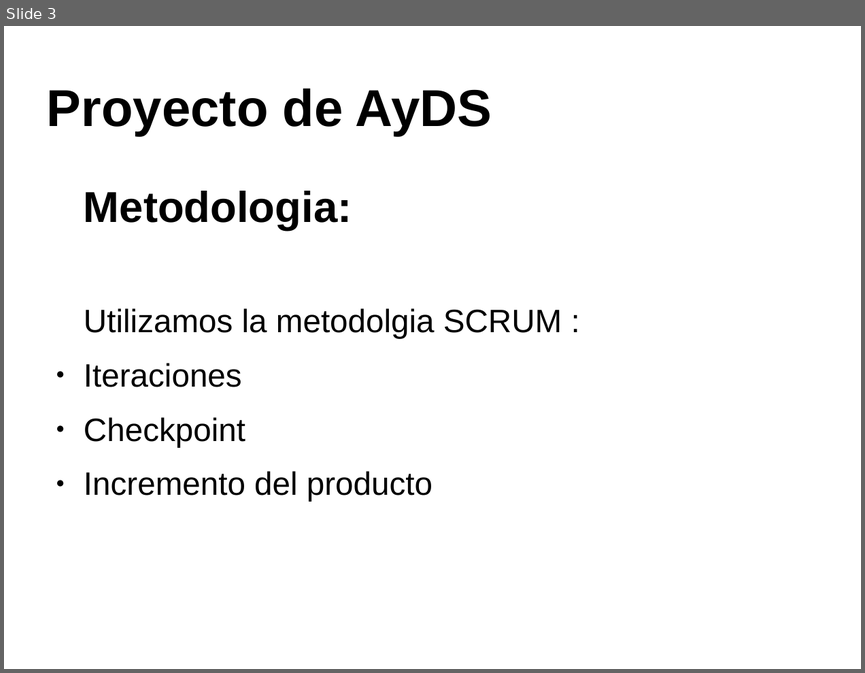
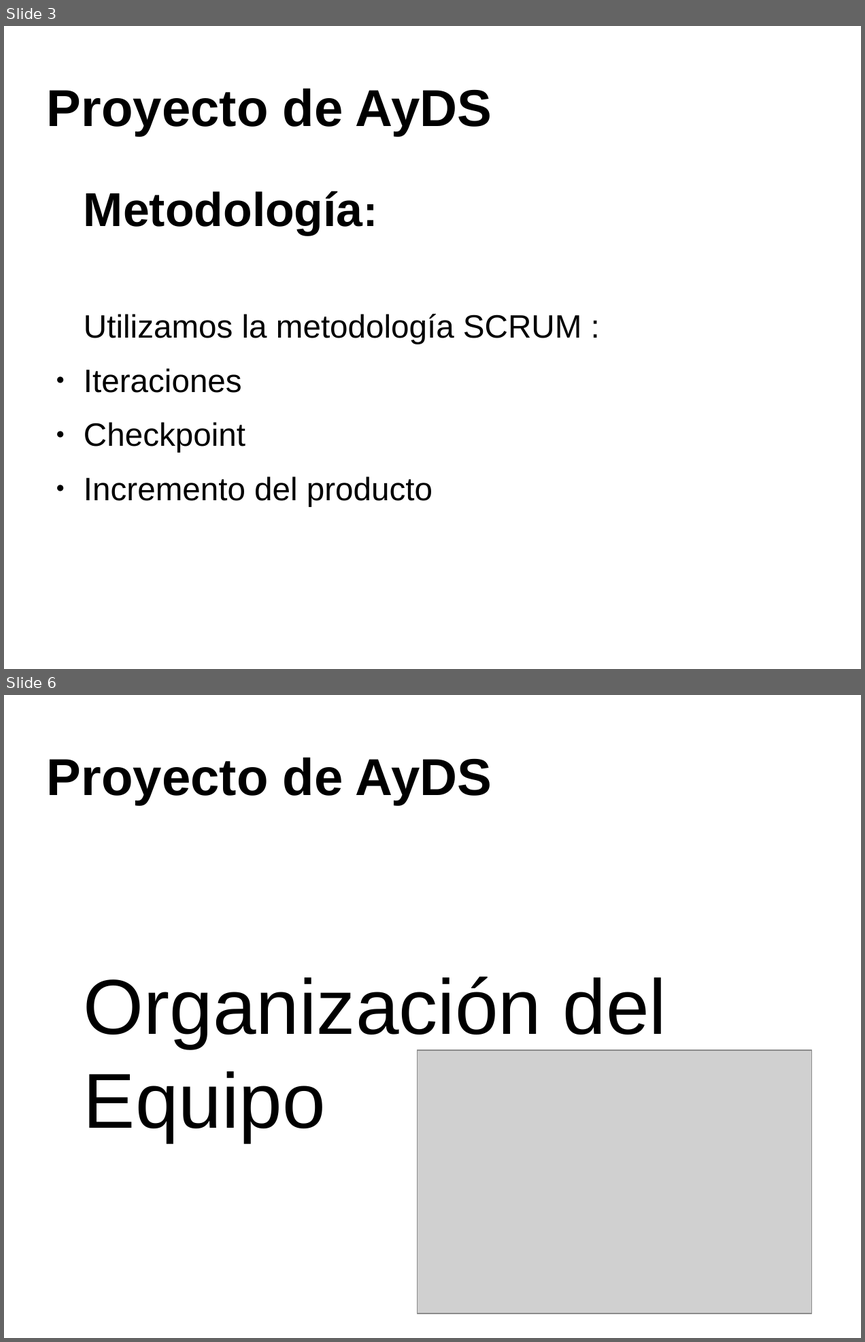
Before and after one commit to valenvivaldi/Proyectos-ZVZ, a slide deck: Presentacion.odp. Shown one above the other, each under a label of ours: slide 3 before the commit, slides 3 and 6 after it; the slides between them are not shown. The pictures are 865x673 and 865x1342 pixels, drawn with LibreOffice and Linux fonts; fonts in the diff are those of the drawing; grey boxes stand for pictures; background and template pictures are left out. Boxes give left, top, right and bottom in pixels: in the first picture for what was removed or moved away, otherwise in the second. Text is boxed around its words. In the diff, an @@ line names an element or a change of style, - is before the commit and + after.

```diff
--- a/Presentacion.odp
+++ b/Presentacion.odp
@@ slide 6 added at <box>4,695,861,1338</box>, background picture (left out) @@
@@ title added at <box>47,757,492,805</box>, 48 pt, text #000000, bold @@
+Proyecto de AyDS
@@ text added at <box>84,977,666,1142</box>, 72 pt, text #000000 @@
+Organización del Equipo
@@ picture added at <box>417,1051,813,1314</box> @@
@@ slide 3 changed as well @@
@@ text at <box>84,191,581,344</box>: text changed @@
-Metodologia:
-Utilizamos la metodolgia SCRUM :
+Metodología:
+Utilizamos la metodología SCRUM :
```
Also in this commit, not shown: 3 other slides changed, 4 other slides added, 4 other files.
